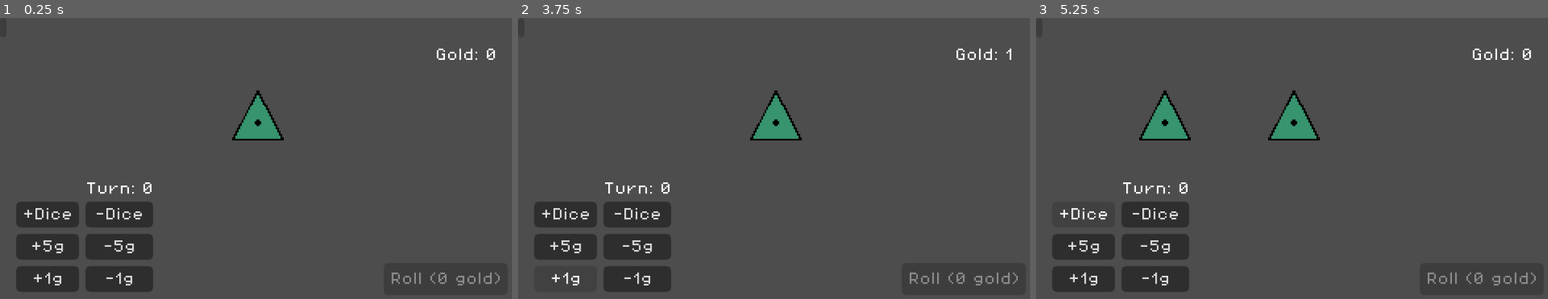
Above: before the commit, frames 1-3 (left to right).
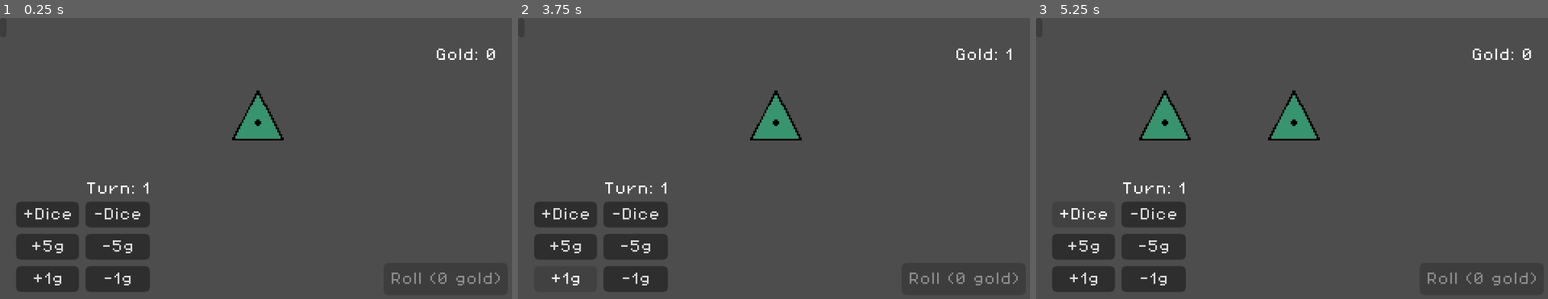
Above: after the commit, the same moments.

Repository: Loethor/crazy_dices
Game: Godot game, scene res://main/game.tscn
The game is run twice, just before and just after one commit, with the same random seed, the same clock (stepped at 60 frames per second) and the same inputs.
Inputs:
- Up to frame 1 (0.25 s): no input
- Up to frame 2 (3.75 s): click "+Dice" at 0.5 s; click "-Dice" at 1.25 s; click "+5g" at 2 s; click "-5g" at 2.75 s; click "+1g" at 3.5 s
- Up to frame 3 (5.25 s): click "-1g" at 4.25 s; click "+Dice" at 5 s

The runs differ from the first frame. In frame 1, 0.4% of the frame differs, in the area x 18-30%, y 58-98%; in frame 2, 0.4%; in frame 3, 0.4%.

Commit message:
added copilot instructions, decouple game state from dice

Diff:
--- a/dice/d_6_.tscn
+++ b/dice/d_6_.tscn
@@ -7,19 +7,19 @@
 [sub_resource type="RectangleShape2D" id="RectangleShape2D_3vpph"]
 size = Vector2(32, 32)
 
-[node name="D6_" type="Area2D" node_paths=PackedStringArray("dice_equipment")]
+[node name="D6_" type="Area2D" unique_id=1277865710 node_paths=PackedStringArray("dice_equipment")]
 script = ExtResource("1_ibbqk")
 dice_type = 1
 dice_equipment = NodePath("DiceEquipment")
 
-[node name="Sprite2D" type="Sprite2D" parent="."]
+[node name="Sprite2D" type="Sprite2D" parent="." unique_id=2104218131]
 texture = ExtResource("2_fan6a")
 hframes = 6
 
-[node name="CollisionShape2D" type="CollisionShape2D" parent="."]
+[node name="CollisionShape2D" type="CollisionShape2D" parent="." unique_id=2086967566]
 shape = SubResource("RectangleShape2D_3vpph")
 
-[node name="DiceEquipment" parent="." instance=ExtResource("3_fan6a")]
+[node name="DiceEquipment" parent="." unique_id=901627873 instance=ExtResource("3_fan6a")]
 visible = false
 offset_left = 16.0
 offset_top = -15.0
--- a/dice/dice.gd
+++ b/dice/dice.gd
@@ -3,6 +3,8 @@
 
 ## Emitted when the dice is rolled, providing the rolled value.
 signal number_rolled(rolled_value:int)
+## Emitted when player clicks to select/unselect this dice
+signal selection_toggled(dice: Dice)
 
 ## Type of the dice (D4, D6, etc.).
 @export var dice_type: Types.DICE_TYPE
@@ -11,7 +13,7 @@
 var dice_stats: DiceStats
 
 ## Indicates if the dice is currently selected.
-@export var is_dice_selected:bool = false
+@export var is_dice_selected:bool = false : set = _set_is_dice_selected
 
 @onready var sprite_2d: Sprite2D = $Sprite2D
 @onready var collision_shape_2d: CollisionShape2D = $CollisionShape2D
@@ -28,6 +30,10 @@
 	dice_equipment.initialize_equipment_slots(dice_stats.number_of_faces)
 	dice_equipment.set_spacer_stretch_ratio(dice_stats.number_of_faces - 1)
 
+func _set_is_dice_selected(value: bool) -> void:
+	is_dice_selected = value
+	if is_node_ready():
+		toggle_highlight()
 
 func _setup_sprite() -> void:
 	sprite_2d.hframes = dice_stats.number_of_faces
@@ -42,10 +48,13 @@
 	var rolled_value = randi_range(1, dice_stats.number_of_faces)
 	_update_face(rolled_value)
 	print("Rolled: ", rolled_value)
+	# Emit gold amount, let listener handle adding to player gold
 	number_rolled.emit(rolled_value)
-	GameState.player_gold += dice_stats.gold_value[rolled_value-1]
 
-func _update_face(rolled_value:int ) -> void:
+func get_rolled_gold(rolled_value: int) -> int:
+	return dice_stats.gold_value[rolled_value - 1]
+
+func _update_face(rolled_value:int) -> void:
 	sprite_2d.frame = rolled_value - 1
 
 func toggle_highlight():
@@ -53,11 +62,7 @@
 
 func _on_input_event(_viewport: Node, event: InputEvent, _shape_idx: int) -> void:
 	if event is InputEventMouseButton and event.pressed and event.button_index == MOUSE_BUTTON_LEFT:
-		if is_dice_selected:
-			GameState.unselect_dice(self)
-		else:
-			GameState.select_dice(self)
-		toggle_highlight()
+		selection_toggled.emit(self)
 
 	if event is InputEventMouseButton and event.pressed and event.button_index == MOUSE_BUTTON_RIGHT:
 		dice_equipment.toggle_visibility()
--- /dev/null
+++ b/dice/dice_manager.gd
@@ -0,0 +1,56 @@
+class_name DiceManager
+extends Node
+## Mediates between Dice instances and GameState to maintain decoupling.
+
+signal roll_requested(dice_to_roll: Array[Dice])
+
+@export var dices: Node2D
+
+func _ready() -> void:
+	add_to_group("dice_manager")
+	_connect_all_dice.call_deferred()
+	GameState.number_of_dice_changed.connect(_sync_dice_states)
+
+func _connect_all_dice() -> void:
+	var dice_nodes = dices.get_children()
+	for dice in dice_nodes:
+		if dice is Dice:
+			_connect_dice(dice)
+
+func _connect_dice(dice: Dice) -> void:
+	if not dice.selection_toggled.is_connected(_on_dice_selection_toggled):
+		dice.selection_toggled.connect(_on_dice_selection_toggled)
+	if not dice.number_rolled.is_connected(_on_dice_rolled):
+		dice.number_rolled.connect(_on_dice_rolled.bind(dice))
+
+func _on_dice_selection_toggled(dice: Dice) -> void:
+	if dice.is_dice_selected:
+		GameState.unselect_dice(dice)
+		dice.is_dice_selected = false
+	else:
+		GameState.select_dice(dice)
+		dice.is_dice_selected = true
+
+func _on_dice_rolled(rolled_value: int, dice: Dice) -> void:
+	var gold = dice.get_rolled_gold(rolled_value)
+	GameState.player_gold += gold
+
+func _sync_dice_states() -> void:
+	var all_dice = dices.get_children()
+	for dice in all_dice:
+		if dice is Dice:
+			dice.is_dice_selected = dice in GameState.selected_dices
+
+func connect_new_dice(dice: Dice) -> void:
+	_connect_dice(dice)
+
+func disconnect_dice(dice: Dice) -> void:
+	if dice.selection_toggled.is_connected(_on_dice_selection_toggled):
+		dice.selection_toggled.disconnect(_on_dice_selection_toggled)
+	if dice.number_rolled.is_connected(_on_dice_rolled):
+		dice.number_rolled.disconnect(_on_dice_rolled)
+
+func request_roll() -> void:
+	var dice_to_roll = GameState.process_roll()
+	if dice_to_roll.size() > 0:
+		roll_requested.emit(dice_to_roll)
--- /dev/null
+++ b/dice/dice_manager.tscn
@@ -0,0 +1,6 @@
+[gd_scene format=3 uid="uid://b6ioeuml87dc5"]
+
+[ext_resource type="Script" uid="uid://crq28203pkhwq" path="res://dice/dice_manager.gd" id="1_jq4m4"]
+
+[node name="DiceManager" type="Node2D" unique_id=1610217868]
+script = ExtResource("1_jq4m4")
--- a/globals/game_state.gd
+++ b/globals/game_state.gd
@@ -11,19 +11,14 @@
 
 
 ## Maximum number of turns in the game.
-const MAX_TURN:int = 30
+const MAX_TURN:int = 15
 ## The turn number when the shop phase occurs.
-const SHOP_TURN:int = 5
+const SHOP_TURN:int = 4
 ## The turn number when a check phase occurs.
-const CHECK_TURN:int = 10
+const CHECK_TURN:int = 5
 
 ## Current game turn.
-var game_turn:int = 0 : set = _set_game_turn
-
-
-func _set_game_turn(new_turn:int) -> void:
-	game_turn = new_turn
-	game_turn_changed.emit()
+var game_turn:int = 1 : set = _set_game_turn
 
 ## Keeps track how many of the six dice positions are filled.
 var current_position: int = 0
@@ -32,25 +27,32 @@
 ## Scales with number of dices, and the type of dice.
 var roll_cost: int = 0 : set = _set_roll_cost
 
+## Player's current gold amount.
+var player_gold:int = 0 : set = _set_player_gold
+
+## Currently selected dices for rolling.
+var selected_dices: Array[Dice] = []
+
+
+func _set_game_turn(new_turn:int) -> void:
+	game_turn = new_turn
+	game_turn_changed.emit()
+
+
 ## Cost to be added to the roll cost due to different effects.
-static var extra_cost:int = 0
+var extra_cost:int = 0
 
 func _set_roll_cost(new_roll_cost:int) -> void:
 	roll_cost = new_roll_cost
 	roll_cost_changed.emit()
 
-## Player's current gold amount.
-var player_gold:int = 0 : set = _set_player_gold
 func _set_player_gold(new_gold:int) -> void:
 	player_gold = new_gold
 	gold_changed.emit()
 
-## Currently selected dices for rolling.
-var selected_dices: Array[Dice] = []
 
 func select_dice(new_dice: Dice) -> void:
 	if new_dice not in selected_dices:
-		new_dice.is_dice_selected = true
 		selected_dices.append(new_dice)
 		extra_cost += new_dice.dice_stats.roll_cost
 		calculate_roll_cost()
@@ -58,9 +60,7 @@
 
 func unselect_dice(dice_to_remove: Dice) -> void:
 	if dice_to_remove in selected_dices:
-		dice_to_remove.is_dice_selected = false
 		extra_cost -= dice_to_remove.dice_stats.roll_cost
-		dice_to_remove.toggle_highlight()
 		selected_dices.erase(dice_to_remove)
 		calculate_roll_cost()
 		number_of_dice_changed.emit()
@@ -73,18 +73,31 @@
 
 func unselect_all_dices() -> void:
 	for dice in selected_dices:
-		dice.is_dice_selected = false
-		dice.toggle_highlight()
 		extra_cost -= dice.dice_stats.roll_cost
 	selected_dices = []
 	calculate_roll_cost()
 	number_of_dice_changed.emit()
 
-func process_roll() -> void:
-	# Button only enabled if you can pay, no need to check
+func can_afford_roll() -> bool:
+	return player_gold >= roll_cost
+
+func process_roll() -> Array[Dice]:
+	if !can_afford_roll():
+		push_warning("Cannot afford roll!")
+		return []
+
 	player_gold -= roll_cost
-	for dice in selected_dices:
-		dice.roll()
+
+	var dice_to_roll = selected_dices.duplicate()
 	unselect_all_dices()
+	game_turn += 1
 
-	game_turn += 1
+	return dice_to_roll
+
+func reset_game() -> void:
+	game_turn = 1
+	current_position = 0
+	player_gold = 0
+	extra_cost = 0
+	selected_dices.clear()
+	calculate_roll_cost()
--- a/main/game.gd
+++ b/main/game.gd
@@ -7,6 +7,7 @@
 
 @onready var dice_positions: Node2D = $DicePositions
 @onready var dices: Node2D = $Dices
+@onready var dice_manager: DiceManager = $DiceManager
 
 @export var is_debug_enabled:bool = true
 @export var debug: Debug
@@ -14,6 +15,7 @@
 func _ready() -> void:
 	_setup_debug()
 	_spawn_dice()
+	dice_manager.roll_requested.connect(_on_roll_requested)
 
 func _setup_debug() -> void:
 	debug.visible = is_debug_enabled
@@ -22,29 +24,48 @@
 		debug.remove_dice_pressed.connect(_on_remove_dice_button_pressed)
 
 
-func _spawn_dice():
-	if GameState.current_position < MAX_NUMBER_OF_DICES:
-		var dice_scenes:Array[PackedScene] = [D_4,D_6]
-		var random_dice = dice_scenes.pick_random()
-		var dice: Dice = random_dice.instantiate()
-		dice.position = get_current_position()
-		dices.add_child(dice)
-		GameState.current_position += 1
+func _spawn_dice() -> void:
+	if GameState.current_position >= MAX_NUMBER_OF_DICES:
+		return
 
-func _remove_dice():
-	if GameState.current_position >= MIN_NUMBER_OF_DICES:
-		GameState.current_position -= 1
-		var dice_to_remove:Dice = dices.get_child(-1)
-		if dice_to_remove.is_dice_selected:
-			GameState.unselect_dice(dice_to_remove)
-		dice_to_remove.queue_free()
+	var dice_scenes: Array[PackedScene] = [D_4, D_6]
+	var random_dice = dice_scenes.pick_random()
+	var dice: Dice = random_dice.instantiate()
+	dice.position = get_current_position()
+	dices.add_child(dice)
+
+	dice_manager.connect_new_dice(dice)
+
+	GameState.current_position += 1
+
+func _remove_dice() -> void:
+	if GameState.current_position <= MIN_NUMBER_OF_DICES:
+		return
+
+	var dice_to_remove: Dice = dices.get_child(-1)
+	if dice_to_remove == null:
+		return
+
+	dice_manager.disconnect_dice(dice_to_remove)
+
+	if dice_to_remove.is_dice_selected:
+		GameState.unselect_dice(dice_to_remove)
+
+	GameState.current_position -= 1
+	dice_to_remove.queue_free()
 
 func get_current_position() -> Vector2:
 	for dice_position in dice_positions.get_children():
 		if dice_position is DicePosition:
 			if GameState.current_position == dice_position.order:
 				return dice_position.position
+
+	push_warning("No DicePosition found for order: ", GameState.current_position)
 	return Vector2.ZERO
+
+func _on_roll_requested(dice_to_roll: Array[Dice]) -> void:
+	for dice in dice_to_roll:
+		dice.roll()
 
 func _on_spawn_dice_button_pressed() -> void:
 	_spawn_dice()
--- a/main/game.tscn
+++ b/main/game.tscn
@@ -1,49 +1,53 @@
-[gd_scene load_steps=5 format=3 uid="uid://v10y3nhhyxhp"]
+[gd_scene format=3 uid="uid://v10y3nhhyxhp"]
 
 [ext_resource type="Script" uid="uid://cddv0js8q6o4n" path="res://dice/dice_position.gd" id="1_uwrxv"]
 [ext_resource type="Script" uid="uid://bwsg7f7qqj0ft" path="res://main/game.gd" id="1_yqjtg"]
+[ext_resource type="PackedScene" uid="uid://b6ioeuml87dc5" path="res://dice/dice_manager.tscn" id="2_vfw6y"]
 [ext_resource type="PackedScene" uid="uid://u5fd5osscsa4" path="res://debug/debug.tscn" id="3_46yon"]
 [ext_resource type="PackedScene" uid="uid://cmyq13tvqep5k" path="res://ui/ui.tscn" id="4_46yon"]
 
-[node name="Game" type="Node2D" node_paths=PackedStringArray("debug")]
+[node name="Game" type="Node2D" unique_id=401090225 node_paths=PackedStringArray("debug")]
 script = ExtResource("1_yqjtg")
 debug = NodePath("CanvasLayer/Debug")
 
-[node name="Dices" type="Node2D" parent="."]
+[node name="DiceManager" parent="." unique_id=1610217868 node_paths=PackedStringArray("dices") instance=ExtResource("2_vfw6y")]
+dices = NodePath("../Dices")
 
-[node name="DicePositions" type="Node2D" parent="."]
+[node name="Dices" type="Node2D" parent="." unique_id=318343243]
 
-[node name="Marker2D" type="Marker2D" parent="DicePositions"]
+[node name="DicePositions" type="Node2D" parent="." unique_id=1137394099]
+
+[node name="Marker2D" type="Marker2D" parent="DicePositions" unique_id=1963876460]
 position = Vector2(80, 60)
 script = ExtResource("1_uwrxv")
 order = 1
 
-[node name="Marker2D2" type="Marker2D" parent="DicePositions"]
+[node name="Marker2D2" type="Marker2D" parent="DicePositions" unique_id=1904494266]
 position = Vector2(160, 60)
 script = ExtResource("1_uwrxv")
 
-[node name="Marker2D3" type="Marker2D" parent="DicePositions"]
+[node name="Marker2D3" type="Marker2D" parent="DicePositions" unique_id=766801626]
 position = Vector2(240, 60)
 script = ExtResource("1_uwrxv")
 order = 2
 
-[node name="Marker2D4" type="Marker2D" parent="DicePositions"]
+[node name="Marker2D4" type="Marker2D" parent="DicePositions" unique_id=29798524]
 position = Vector2(80, 120)
 script = ExtResource("1_uwrxv")
 order = 4
 
-[node name="Marker2D5" type="Marker2D" parent="DicePositions"]
+[node name="Marker2D5" type="Marker2D" parent="DicePositions" unique_id=448693577]
 position = Vector2(160, 120)
 script = ExtResource("1_uwrxv")
 order = 3
 
-[node name="Marker2D6" type="Marker2D" parent="DicePositions"]
+[node name="Marker2D6" type="Marker2D" parent="DicePositions" unique_id=1448885818]
 position = Vector2(240, 120)
 script = ExtResource("1_uwrxv")
 order = 5
 
-[node name="CanvasLayer" type="CanvasLayer" parent="."]
+[node name="CanvasLayer" type="CanvasLayer" parent="." unique_id=1076061982]
 
-[node name="Debug" parent="CanvasLayer" instance=ExtResource("3_46yon")]
+[node name="Debug" parent="CanvasLayer" unique_id=1496985885 instance=ExtResource("3_46yon")]
 
-[node name="UI" parent="CanvasLayer" instance=ExtResource("4_46yon")]
+[node name="UI" parent="CanvasLayer" unique_id=1030080556 instance=ExtResource("4_46yon")]
--- a/project.godot
+++ b/project.godot
@@ -8,11 +8,15 @@
 
 config_version=5
 
+[animation]
+
+compatibility/default_parent_skeleton_in_mesh_instance_3d=true
+
 [application]
 
 config/name="crazy_dices"
 run/main_scene="uid://v10y3nhhyxhp"
-config/features=PackedStringArray("4.5", "GL Compatibility")
+config/features=PackedStringArray("4.6", "GL Compatibility")
 config/icon="uid://dgsi0ybb5xcqd"
 
 [autoload]
--- a/ui/roll_button.gd
+++ b/ui/roll_button.gd
@@ -18,4 +18,6 @@
 	(GameState.selected_dices.size() == 0)
 
 func _on_pressed() -> void:
-	GameState.process_roll()
+	var dice_manager = get_tree().get_first_node_in_group("dice_manager")
+	if dice_manager:
+		dice_manager.request_roll()
Not shown: 1 places in dice/d_6_.tscn that only renumber resources
Not shown, added: dice/dice_manager.gd.uid
Not shown, added: .github/copilot-instructions.md
